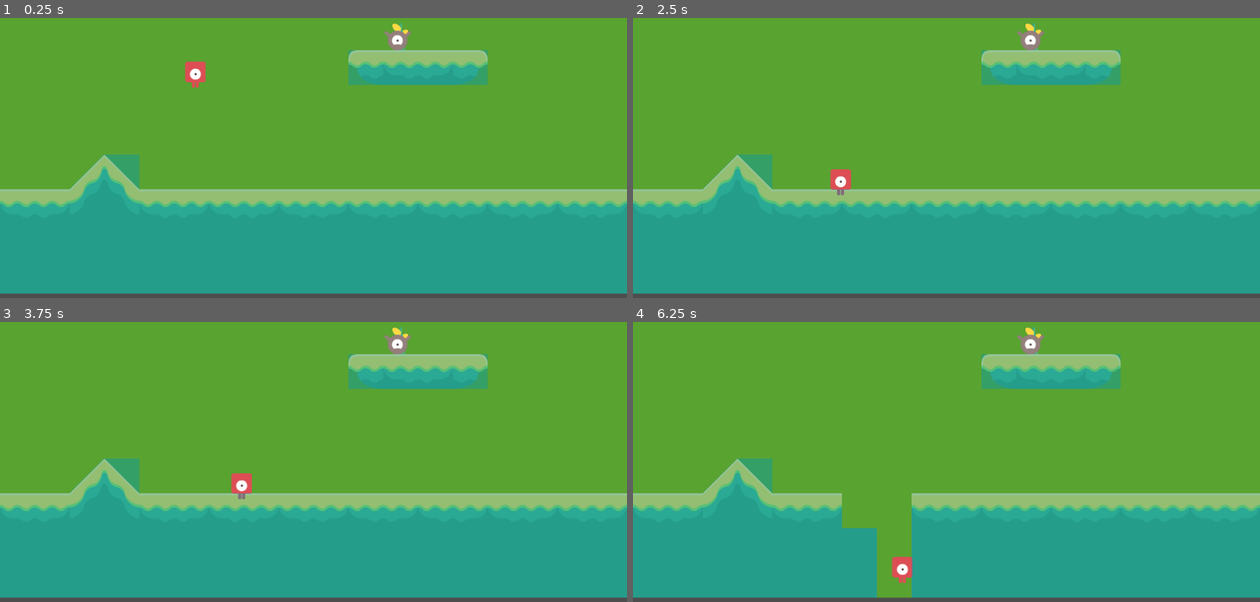
Above: before the commit, frames 1-4 (two rows, left to right).
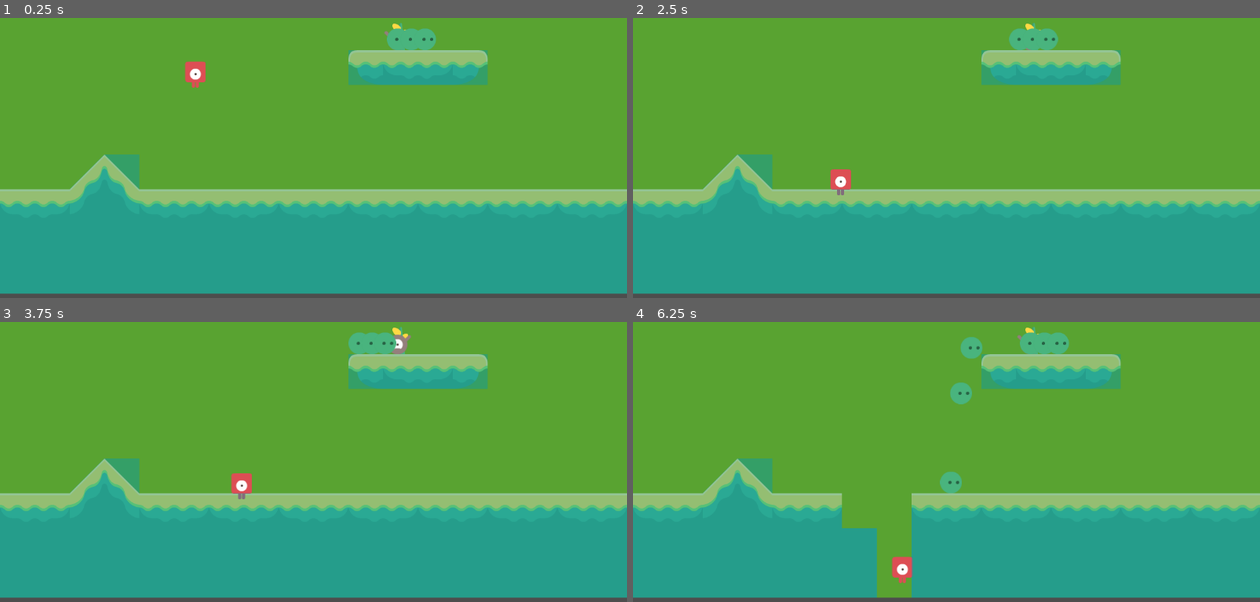
Above: after the commit, the same moments.

Repository: Kimmm-c/gunny-clone
Game: Godot game, scene res://tutorial.tscn
Same seed, same stepped clock (60 frames per second), same inputs: the game is played once before the commit and once after it.
Inputs:
- Up to frame 1 (0.25 s): no input
- Up to frame 2 (2.5 s): hold Right (player_moves_right) 0.53-1.28 s; hold Down (decrease_shooting_angle) 0.53-1.28 s; hold Left (player_moves_left) 1.28-2.03 s; tap Up (increase_shooting_angle) at 1.35 s; hold Right (player_moves_right) from 2.03 s (still down); hold Space (shoot) from 2.03 s (still down)
- Up to frame 3 (3.75 s): release Space (shoot) at 2.78 s; tap Down (decrease_shooting_angle) at 2.85 s; release Right (player_moves_right) at 3.53 s; hold Left (player_moves_left) from 3.53 s (still down); hold Up (increase_shooting_angle) from 3.53 s (still down)
- Up to frame 4 (6.25 s): release Up (increase_shooting_angle) at 4.28 s; tap Space (shoot) at 4.35 s; hold Down (decrease_shooting_angle) 5.03-5.78 s; release Left (player_moves_left) at 5.78 s; hold Right (player_moves_right) from 5.78 s (still down); tap Up (increase_shooting_angle) at 5.85 s

The runs differ from the first frame. In frame 1, 0.5% of the frame differs, in the area x 61-70%, y 3-12%; in frame 2, 0.5%; in frame 3, 0.5%; in frame 4, 1.2%, in the area x 48-70%, y 3-62%.

Commit message:
implemented minion.move() and spawn_minions at enemy's turn

Diff:
--- a/minion.gd
+++ b/minion.gd
@@ -1,4 +1,4 @@
-extends RigidBody2D
+extends CharacterBody2D
 
 # A minion is spawn from the boss's (its parent) position.
 # At the enemy turn, the minion moves closer to the player's position for 2s (minion timer)
@@ -10,9 +10,23 @@
 signal hit_player
 @export var damage = 200
 @export var health = 3000
+@export var speed = 50
+const GRAVITY = 300
+var is_moving = false
+var direction: Vector2
 
-func move(direction: Vector2) -> void:
-	move_and_collide(direction)
+func _ready() -> void:
+	add_to_group("minions")
+
+func _physics_process(delta: float) -> void:
+	velocity.y += GRAVITY * delta
+	if is_moving:
+		velocity.x = direction.x * speed
+	move_and_slide()
+
+func move(target_position: Vector2) -> void:
+	direction = (target_position - global_position).normalized()
+	is_moving = true
 
 func play_attack_animation() -> void:
 	#change sprite to attack (left/right) based on the character position
--- a/minion.tscn
+++ b/minion.tscn
@@ -6,11 +6,9 @@
 [sub_resource type="CircleShape2D" id="CircleShape2D_20mgi"]
 radius = 20.0
 
-[node name="Minion" type="RigidBody2D"]
+[node name="Minion" type="CharacterBody2D"]
 collision_layer = 8
 collision_mask = 7
-contact_monitor = true
-max_contacts_reported = 5
 script = ExtResource("1_20mgi")
 metadata/_edit_group_ = true
 
@@ -19,5 +17,3 @@
 
 [node name="Sprite2D" type="Sprite2D" parent="."]
 texture = ExtResource("1_ifsmd")
-
-[connection signal="body_shape_entered" from="." to="." method="_on_body_shape_entered"]
--- a/tutorial.gd
+++ b/tutorial.gd
@@ -1,10 +1,14 @@
 extends Node2D
 
 @export var stone_scene: PackedScene
-var counter = 0
+@export var minion_scene: PackedScene
+var stone_counter = 0
+var enemy_turn_counter = 0
 
 func _ready() -> void:
-	$TurnManager.start_player_turn($Player, $Shot)
+	#$TurnManager.start_player_turn($Player, $Shot)
+	$TurnManager.start_enemy_turn()
+	start_enemy_turn()
 
 func _on_stone_hit(collider_rid, collider_body) -> void:
 	if collider_body.name == "ground":
@@ -19,7 +23,7 @@
 
 
 func _on_stone_timer_timeout() -> void:
-	if counter < 3:
+	if stone_counter < 3:
 		var shooting_angle_rad = deg_to_rad($Shot.shooting_angle)
 
 	# Calculate the impulse vector on the angle
@@ -35,13 +39,34 @@
 	# add the stone to the screen
 		add_child(stone)
 		stone.connect("hit", _on_stone_hit)
-		counter += 1
+		stone_counter += 1
 	else:
-		counter = 0
+		stone_counter = 0
 		$StoneTimer.stop()
 		$TurnManager.start_enemy_turn()
+		start_enemy_turn()
 		$Shot.reset_shooting_power()
 
+func start_enemy_turn() -> void:
+	if enemy_turn_counter % 3 == 0:
+		spawn_the_minions()
+	else:
+		move_the_minions()
+	enemy_turn_counter += 1
+
+func spawn_the_minions() -> void:
+	print("spawning the minions...")
+	var spawn_position = $Boss.position
+	for i in range(3):
+		print("spawning enemy ", i)
+		var minion = minion_scene.instantiate()
+		minion.position = spawn_position
+		add_child(minion)
+		spawn_position.x += 25
+
+func move_the_minions() -> void:
+	print("minions are moving...")
+	get_tree().call_group("minions", "move", $Player.position)
 
 func _on_turn_manager_player_timer_timeout() -> void:
 	$TurnManager.stop_player_turn($Player, $Shot)
@@ -49,4 +74,6 @@
 
 
 func _on_turn_manager_enemy_timer_timeout() -> void:
-	$TurnManager.start_player_turn($Player, $Shot)
+	#$TurnManager.start_player_turn($Player, $Shot)
+	$TurnManager.start_enemy_turn()
+	start_enemy_turn()
--- a/tutorial.tscn
+++ b/tutorial.tscn
@@ -1,16 +1,18 @@
-[gd_scene load_steps=8 format=3 uid="uid://kmfldxg35pbo"]
+[gd_scene load_steps=9 format=3 uid="uid://kmfldxg35pbo"]
 
 [ext_resource type="Script" path="res://tutorial.gd" id="1_ehuit"]
 [ext_resource type="PackedScene" uid="uid://epdo1nsksbdu" path="res://tutorial_level.tscn" id="1_yb1ct"]
 [ext_resource type="PackedScene" uid="uid://doskty1qqadix" path="res://stone.tscn" id="2_ehuit"]
+[ext_resource type="PackedScene" uid="uid://bh0yfgxus5d8h" path="res://minion.tscn" id="3_4t6hg"]
 [ext_resource type="PackedScene" uid="uid://yo1omiogcwur" path="res://boss.tscn" id="5_rwowx"]
 [ext_resource type="PackedScene" uid="uid://by4myqk8n78l4" path="res://turn_manager.tscn" id="6_0cr88"]
 [ext_resource type="PackedScene" uid="uid://bskls1p343n00" path="res://player.tscn" id="6_hu44a"]
 [ext_resource type="PackedScene" uid="uid://b202vivir0vxf" path="res://shot.tscn" id="7_4t6hg"]
 
-[node name="tutorial" type="Node2D"]
+[node name="tutorial" type="Node2D" groups=["minions"]]
 script = ExtResource("1_ehuit")
 stone_scene = ExtResource("2_ehuit")
+minion_scene = ExtResource("3_4t6hg")
 
 [node name="tutorial_level" parent="." instance=ExtResource("1_yb1ct")]
 
